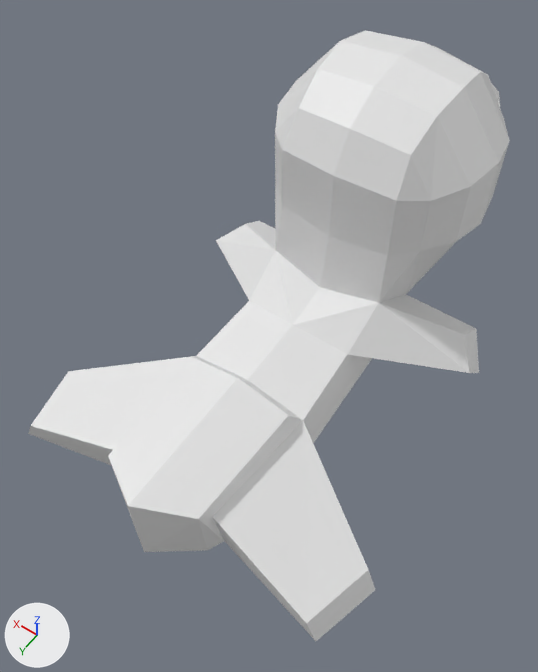
The Blender file BabyBounce-Source/Assets/Models.blend, before and after one commit.
Before and after are seen from a camera (50 mm lens) standing at (-0.424, 0.692, 0.652) and looking at (0.005, 0.091, -0.293). The axes (+X, +Y, +Z) are drawn at lower left. The lights are the same throughout. The same objects are shown in both versions, whatever each file hides.

Objects in the first picture: 'Baby'.
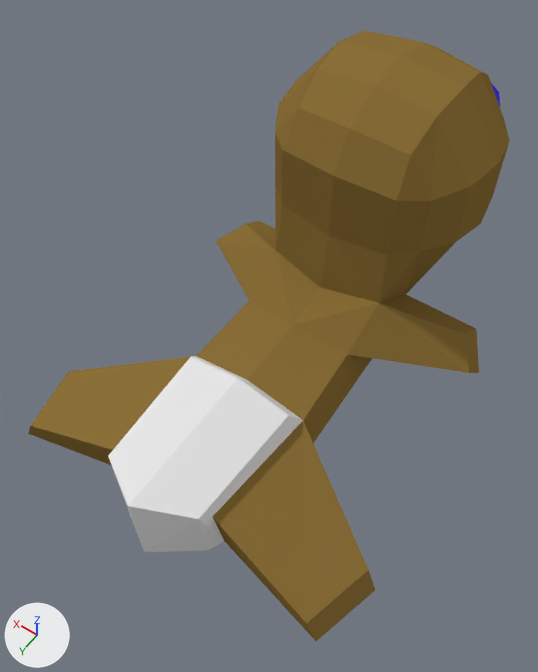
Edits to the scene script, one JSON object a line:
```json
{"op": "add", "block": "mat_diaper", "code": ["mat_diaper = diffuse_material('Diaper')", "mat_diaper.base_color = (0.8, 0.8, 0.8)  # white #e7e7e7"]}
{"op": "add", "block": "mat_eye", "code": ["mat_eye = diffuse_material('Eye')", "mat_eye.base_color = (0.0505, 0.0378, 0.8)  # blue #4037e7"]}
{"op": "add", "block": "mat_skin", "code": ["mat_skin = diffuse_material('Skin')", "mat_skin.base_color = (0.256, 0.16, 0.0404)  # brown #8a6f39"]}
{"block": "me_cube_001", "where": "me_cube_001.from_pydata(...)  # 76 vertices, 66 faces; spans x -0.327..0.0, y -0.492..0.041, z -0.436..0.474"}
{"block": "me_cube_001", "where": "# used by ob_baby; location = (0.0, 0.0, 0.0); rotation_euler = (1.571, 0.0, 0.0), in degrees (90, 0, 0)"}
{"block": "me_cube_001", "change": "me_cube_001 part 1: 45 of the faces centred in x -0.258..-0.024, y -0.44..0.029, z -0.09..0.419 switch from no material to mat_skin (brown #8b6f39)"}
{"block": "me_cube_001", "change": "me_cube_001 part 2: 3 of the faces centred in x -0.212..-0.192, y -0.451..-0.388, z -0.38..-0.299 switch from no material to mat_skin (brown #8b6f39)"}
{"block": "me_cube_001", "change": "me_cube_001 part 3: 1 of the faces centred in x -0.302, y -0.444, z -0.337 switch from no material to mat_skin (brown #8b6f39)"}
{"block": "me_cube_001", "change": "me_cube_001 part 4: all 8 faces centred in x -0.102..-0.077, y -0.102..-0.082, z 0.394..0.419 switch from no material to mat_eye (blue #3f37e7)"}
{"op": "add", "block": "me_cube_001", "code": "me_cube_001.materials.append(mat_diaper)  # white #e7e7e7"}
```

Boxes [x1, y1, x2, y2] around the edits, measured in the pictures (538 x 672 px):
```json
{"part": 1, "of": "me_cube_001", "change": "recoloured", "before": [196, 30, 510, 443], "after": [196, 30, 510, 443], "on screen": "white to brown"}
{"part": 2, "of": "me_cube_001", "change": "recoloured", "before": [28, 357, 368, 640], "after": [28, 357, 368, 640], "on screen": "white to brown"}
{"part": 3, "of": "me_cube_001", "change": "recoloured", "before": [307, 570, 375, 641], "after": [307, 570, 375, 641], "on screen": "white to brown"}
{"part": 4, "of": "me_cube_001", "change": "recoloured", "before": [491, 83, 500, 106], "after": [491, 83, 500, 106]}
```
